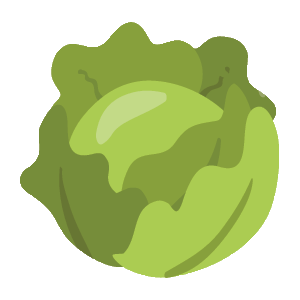
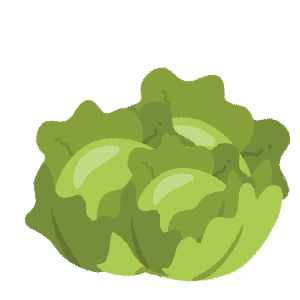
Layer changes from the first (300, 300) image to the second:
added layer "Group 1 copy" above "Group 1" over [24, 66, 291, 282]
added group "Group 1" with 3 layers above "Layer 2" over [24, 66, 291, 282]
moved "Layer 1" into group "Group 1", painted on it over [20, 22, 279, 282]
moved "Layer 1 copy 2" into group "Group 1", painted on it over [20, 22, 279, 278]
moved "Layer 1 copy" into group "Group 1", painted on it over [20, 22, 291, 282]
